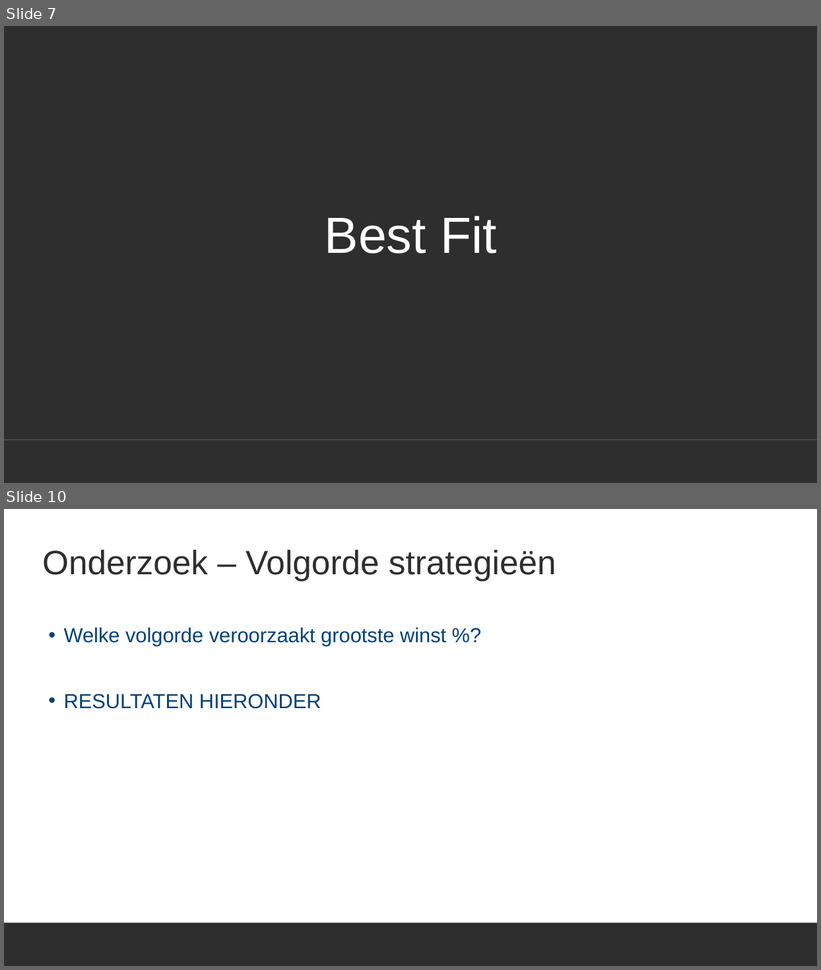
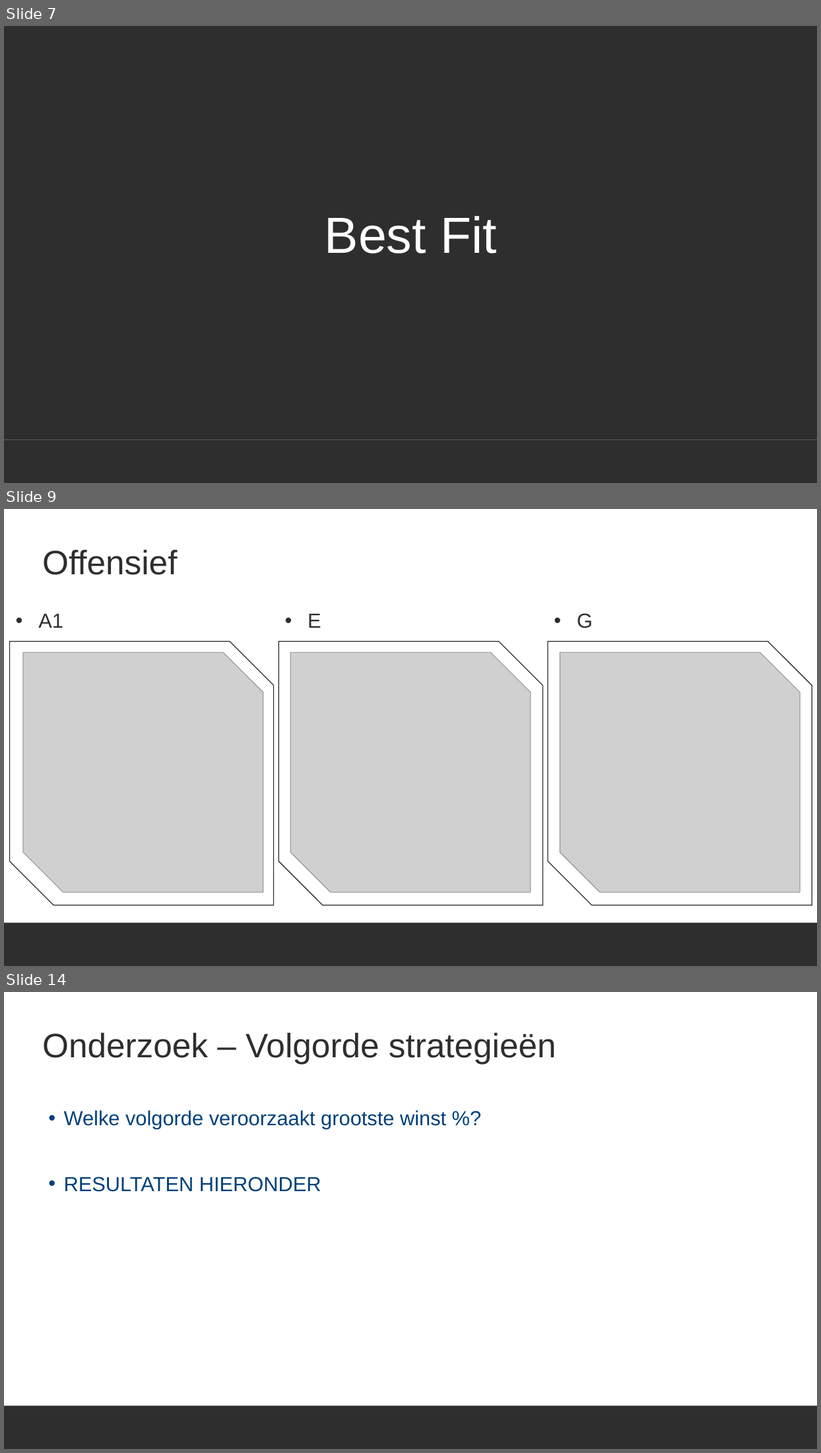
Before and after one commit to ro-per/PylosGamingBot, a slide deck: Presentation.pptx. Shown one above the other, each under a label of ours: slides 7 and 10 before the commit, slides 7, 9 and 14 after it; the slides between them are not shown. The pictures are 821x970 and 821x1453 pixels, drawn with LibreOffice and Linux fonts; fonts in the diff are those of the drawing; grey boxes stand for pictures; background and template pictures are left out. Boxes give left, top, right and bottom in pixels: in the first picture for what was removed or moved away, otherwise in the second. Text is boxed around its words. In the diff, an @@ line names an element or a change of style, - is before the commit and + after.

```diff
--- a/Presentation.pptx
+++ b/Presentation.pptx
@@ slide 9 added at bbox=[4, 509, 817, 966], background #FFFFFF; not listed: 1 template element that a slide beside it also shows @@
@@ title added at bbox=[42, 550, 177, 575], 40 pt, text #2E2E2E @@
+Offensief
@@ text added at bbox=[38, 613, 63, 628], 24 pt, text #2E2E2E @@
+• A1
@@ text added at bbox=[308, 613, 321, 628], 24 pt, text #2E2E2E @@
+• E
@@ text added at bbox=[577, 613, 593, 628], 24 pt, text #2E2E2E @@
+• G
@@ snip diag rect added at bbox=[9, 642, 274, 906], outline #2E2E2E 1 pt @@
@@ snip diag rect added at bbox=[279, 642, 543, 906], outline #2E2E2E 1 pt @@
@@ snip diag rect added at bbox=[548, 642, 812, 906], outline #2E2E2E 1 pt @@
@@ picture added at bbox=[23, 652, 263, 892] @@
@@ picture added at bbox=[290, 652, 531, 892] @@
@@ picture added at bbox=[560, 652, 801, 892] @@
@@ what was slide 10 is now slide 14 @@
```
Also in this commit, not shown: 2 slides changed, 3 other slides added, 1 other file.
